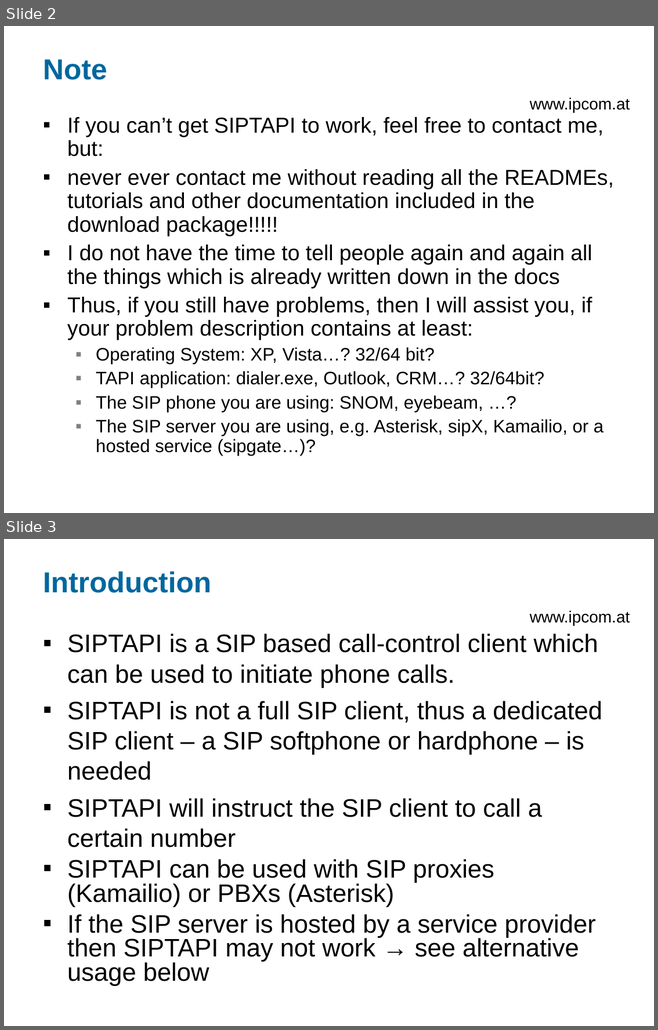
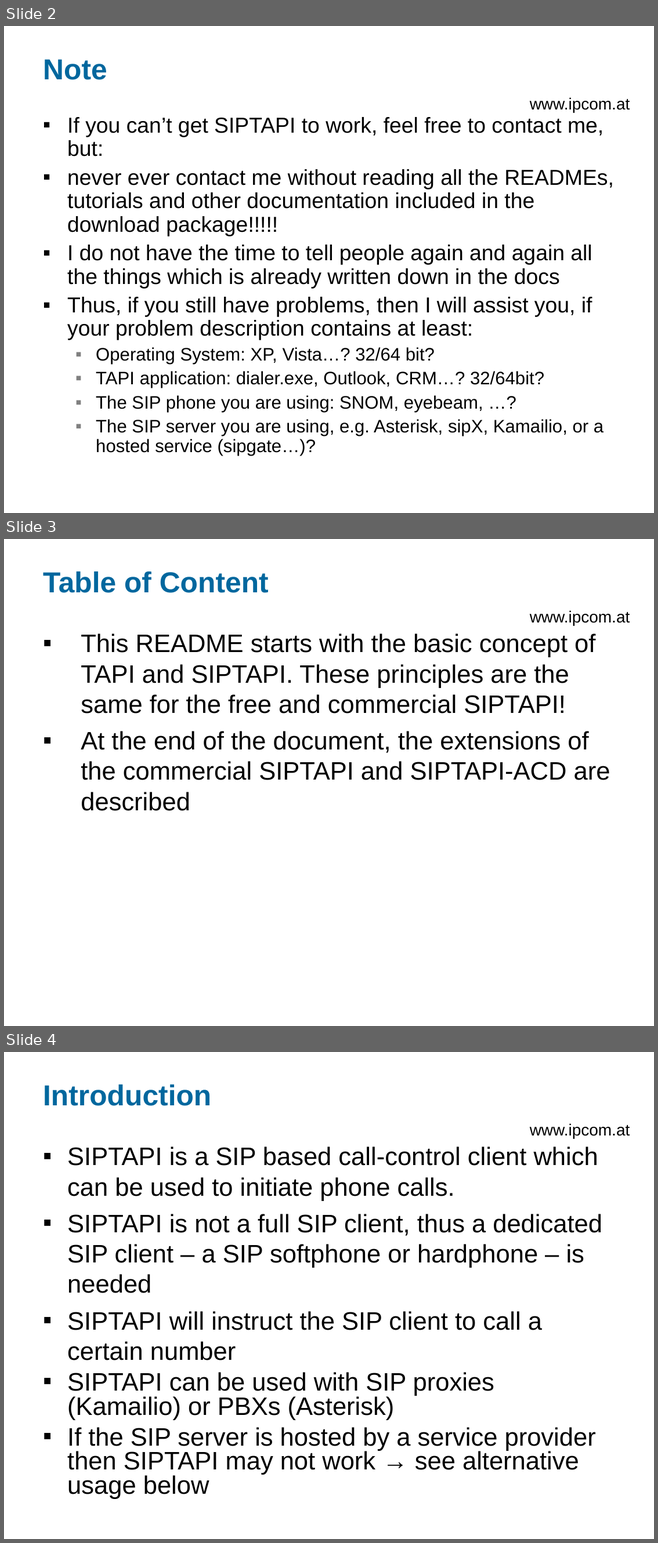
Before and after one commit to egilkh/siptapi, a slide deck: doc/SIPTAPI-README.ppt. Shown one above the other, each under a label of ours: slides 2 and 3 before the commit, slides 2, 3 and 4 after it. The pictures are 658x1030 and 658x1543 pixels, drawn with LibreOffice and Linux fonts; fonts in the diff are those of the drawing; background and template pictures are left out. Boxes give left, top, right and bottom in pixels: in the first picture for what was removed or moved away, otherwise in the second. Text is boxed around its words. In the diff, an @@ line names an element or a change of style, - is before the commit and + after.

Commit message:
READMe now also contains the description of the commercial SIPTAPI

```diff
--- a/doc/SIPTAPI-README.ppt
+++ b/doc/SIPTAPI-README.ppt
@@ slide 3 added at <box>4,539,654,1026</box>, background #FFFFFF; not listed: 1 template element that a slide beside it also shows @@
@@ title added at <box>43,571,268,593</box>, 32 pt, text #00679E, bold @@
+Table of Content
@@ text added at <box>81,634,610,811</box>, 28 pt, text #000000 @@
+▪ This README starts with the basic concept of TAPI and SIPTAPI. These principles are the same for the free and commercial SIPTAPI!
+▪ At the end of the document, the extensions of the commercial SIPTAPI and SIPTAPI-ACD are described
@@ what was slide 3 is now slide 4 @@
```
Also in this commit, not shown: 3 slides changed, 17 other slides added, 1 slide removed, 1 other file.
